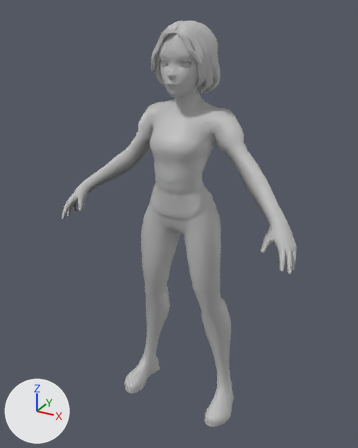
A saved change to the FBX model Assets/Art/Models/Character/Char_Player.fbx.
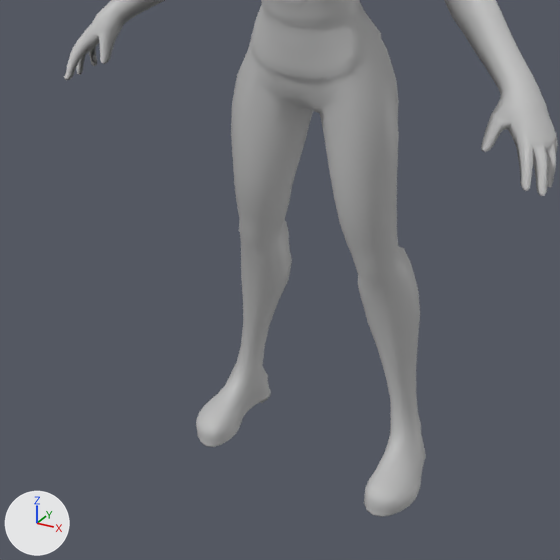
There are two pictures of each version: one whole from a 50 mm lens placed at (0.0097, -0.01784, 0.01848), pointed at (-0.00037, 0.00048, 0.00932), one close up on the part from 9% to 83% of the width and 40% to 100% of the height. The lights are fixed; the arrows at lower left show +X, +Y and +Z. The close-ups show mesh edges as thin lines. Where no turn or scale is listed for an object, it has been applied to the vertices.

Names of what the first close-up shows: 'Char_Body'.
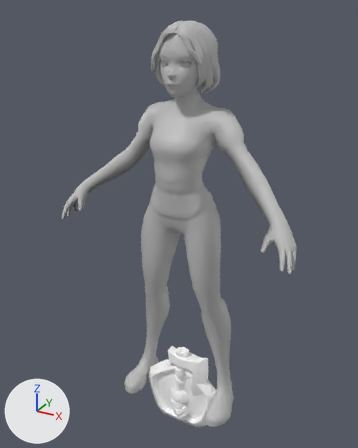
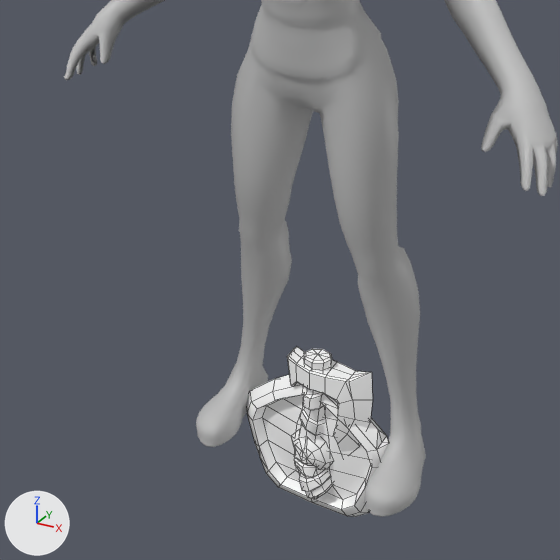
The edits, one by one:
Material 'lambert2' (mat_lambert2) is new.
Its base color is (1.0, 1.0, 1.0) (white #ffffff).
Mesh me_mesh_002 is new.
It has 292 vertices, 310 faces and spans x -0.00066..0.00155, y -0.00052..0.00052, z -0.00162..0.00277.
It uses material mat_lambert2 (its picture is missing).
Mesh me_mesh_003 is new.
It has 196 vertices, 204 faces and spans x -0.0021..0.0021, y -0.00064..0.00064, z -0.00208..0.00208.
It uses material mat_lambert2 (its picture is missing).
Object 'obj_Axe' (ob_obj_axe) is new; it shows me_mesh_002.
Its location is (0.0, 0.0, 0.0).
Object 'obj_Shield' (ob_obj_shield) is new; it shows me_mesh_003.
Its location is (0.0, 0.0002, 0.0).

Boxes [x1, y1, x2, y2] around the edits, measured in the close-ups (560 x 560 px):
'obj_Shield', added: after [246, 375, 388, 517]
'obj_Axe', added: after [287, 347, 373, 499]
